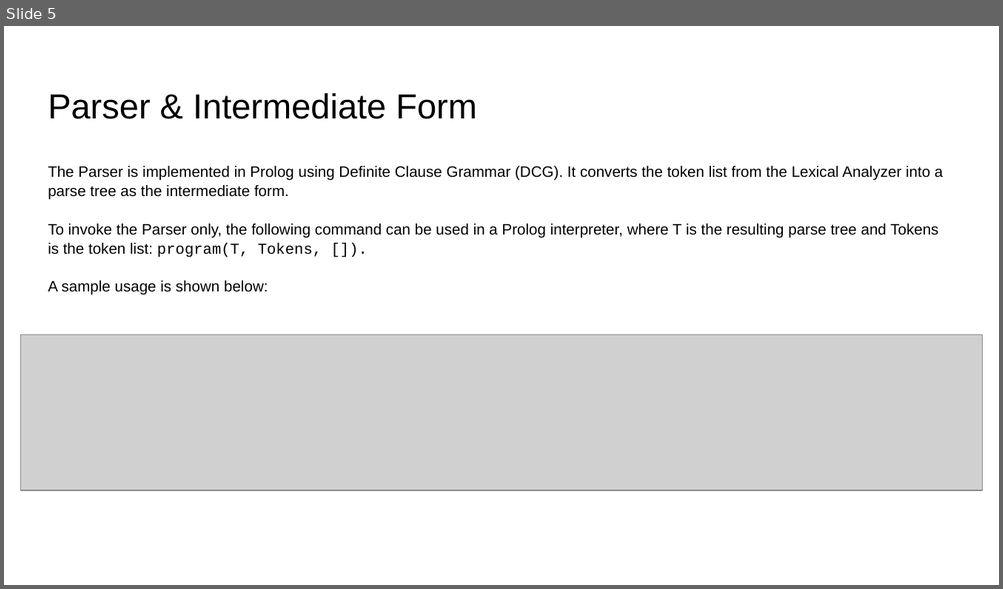
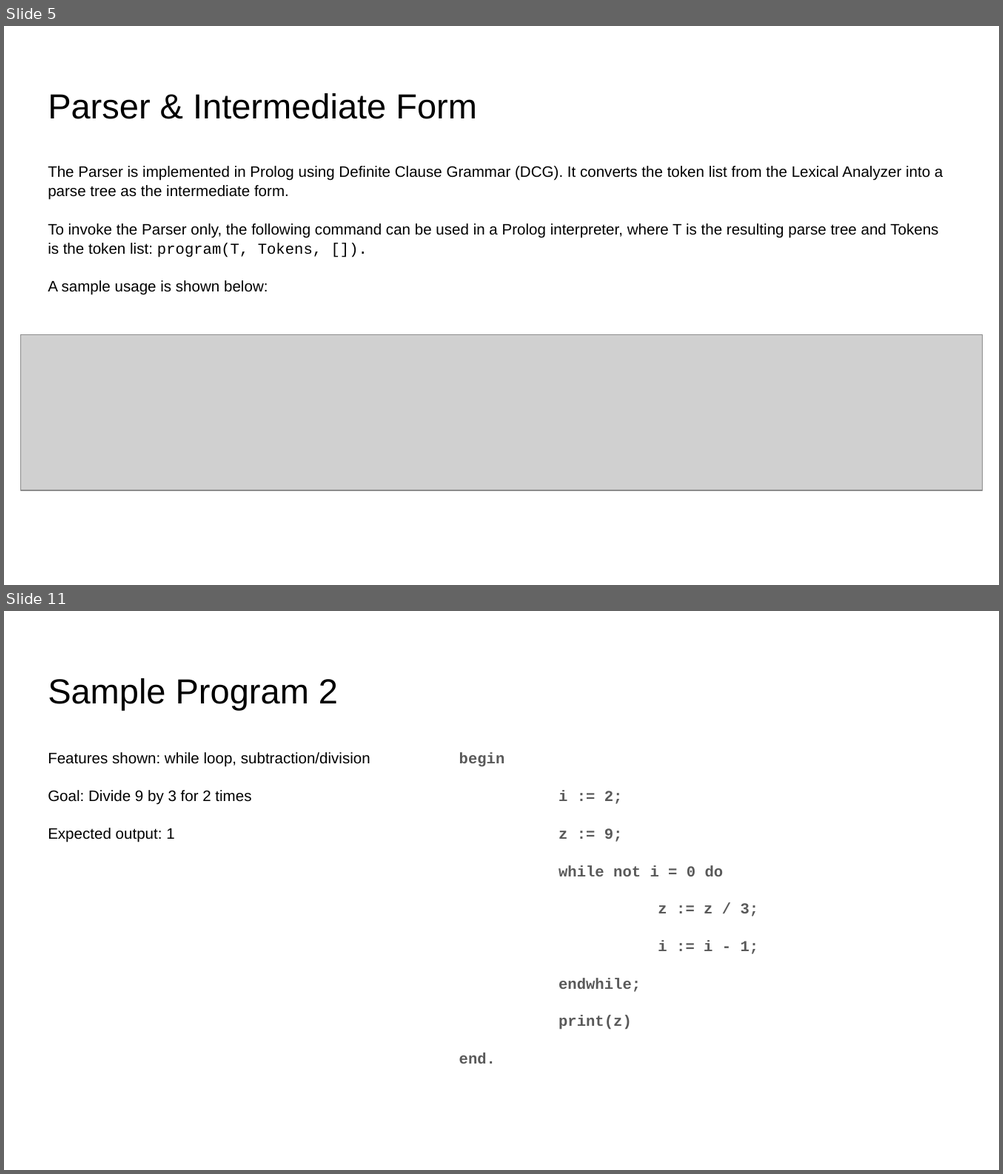
Before and after one commit to angelaczh/SER502-ScriptShark-Team13, a slide deck: doc/Documentation.pptx. Shown one above the other, each under a label of ours: slide 5 before the commit, slides 5 and 11 after it; the slides between them are not shown. The pictures are 1003x589 and 1003x1174 pixels, drawn with LibreOffice and Linux fonts; fonts in the diff are those of the drawing; grey boxes stand for pictures. Boxes give left, top, right and bottom in pixels: in the first picture for what was removed or moved away, otherwise in the second. Text is boxed around its words. In the diff, an @@ line names an element or a change of style, - is before the commit and + after.

```diff
--- a/doc/Documentation.pptx
+++ b/doc/Documentation.pptx
@@ slide 11 added at (4,611,999,1170), background #FFFFFF @@
@@ title added at (48,678,338,710), 25.2 pt, text #000000 @@
+Sample Program 2
@@ text added at (48,752,370,843), 11 pt, text #000000 @@
+Features shown: while loop, subtraction/division
+Goal: Divide 9 by 3 for 2 times
+Expected output: 1
@@ text added at (459,753,759,1064), 11 pt, text #595959, bold @@
+begin
+i := 2;
+z := 9;
+while not i = 0 do
+z := z / 3;
+i := i - 1;
+endwhile;
+print(z)
+end.
```
Also in this commit, not shown: 1 slide changed, 8 other slides added, 3 slides removed.
